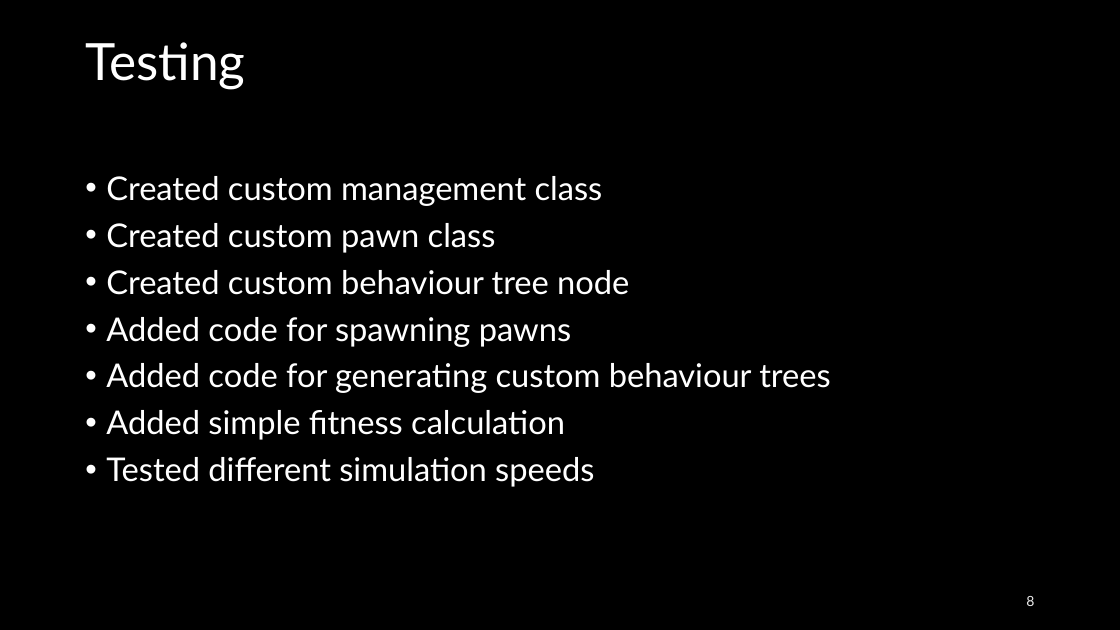
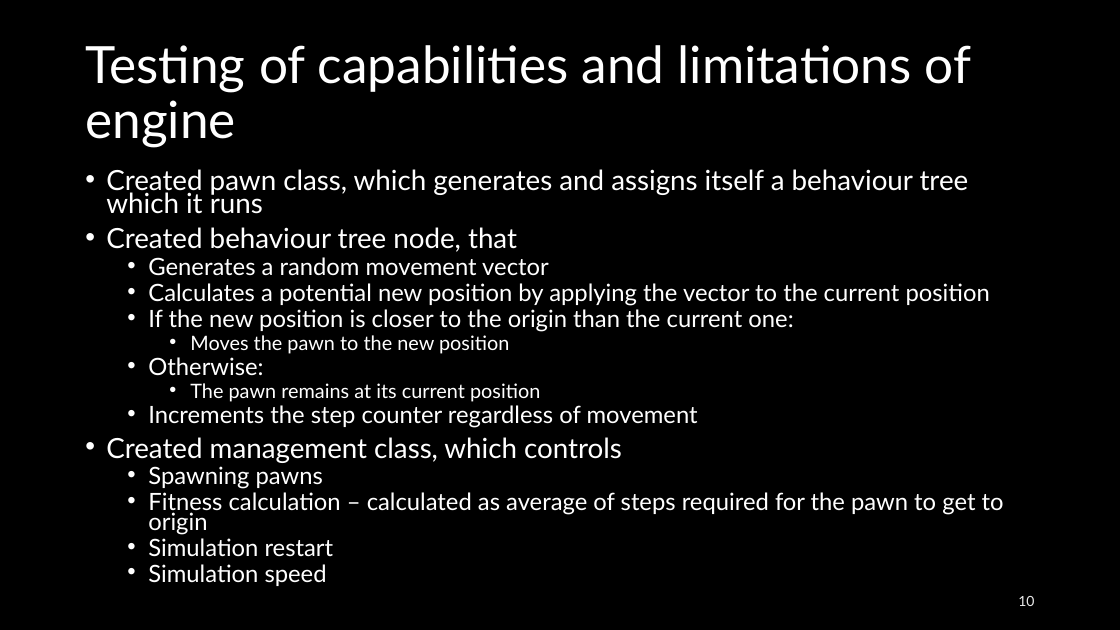
Before and after one commit to Raamxie/BGEN, a slide deck: slide 10 of Automatic generation of enemies in a survival computer.pptx (slide 8 before the commit). Drawn at 1120x630 pixels with LibreOffice and Linux fonts; fonts in the diff are those of the drawing. Boxes give left, top, right and bottom in pixels: in the first picture for what was removed or moved away, otherwise in the second. Text is boxed around its words. In the diff, an @@ line names an element or a change of style, - is before the commit and + after.

```diff
--- a/Automatic generation of enemies in a survival computer.pptx
+++ b/Automatic generation of enemies in a survival computer.pptx
@@ title at (85, 45, 972, 148): text changed @@
-Testing
+Testing of capabilities and limitations of engine
@@ text at (106, 169, 1004, 583): text changed; size 28 to 20.4 pt @@
-• Created custom management class
-• Created custom pawn class
-• Created custom behaviour tree node
-• Added code for spawning pawns
-• Added code for generating custom behaviour trees
-• Added simple fitness calculation
-• Tested different simulation speeds
+• Created pawn class, which generates and assigns itself a behaviour tree which it runs
+• Created behaviour tree node, that
+  • Generates a random movement vector
+  • Calculates a potential new position by applying the vector to the current position
+  • If the new position is closer to the origin than the current one:
+    • Moves the pawn to the new position
+  • Otherwise:
+    • The pawn remains at its current position
+  • Increments the step counter regardless of movement
+• Created management class, which controls
+  • Spawning pawns
+  • Fitness calculation – calculated as average of steps required for the pawn to get to origin
+  • Simulation restart
+  • Simulation speed
@@ page number at (1018, 596, 1034, 606): text changed @@
-8
+10
```
Also in this commit, not shown: 5 other slides changed, 6 slides added, 1 slide removed, 9 other files.
